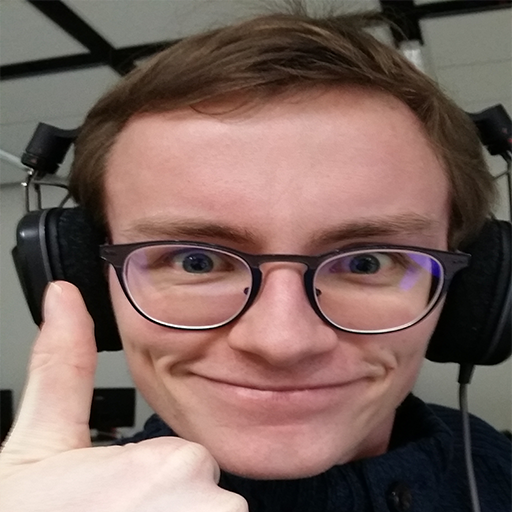
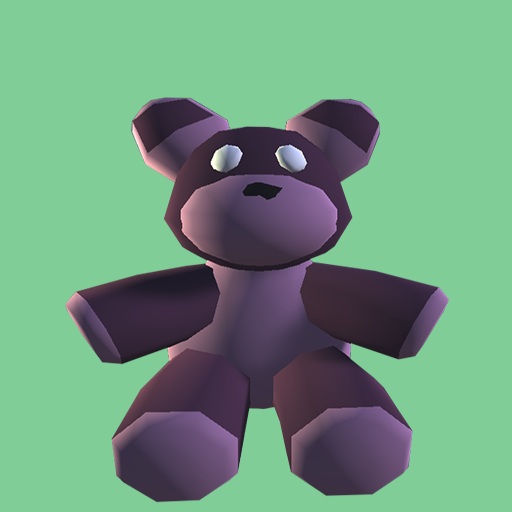
Layered file, before and after one edit (512 × 512). Changes by layer:
hid "20190111_190818" over [0, 0, 512, 512]
added layer "Capture" above "Layer 0" over [65, 97, 450, 503]
painted on "Layer 0" over [0, 0, 512, 512]
